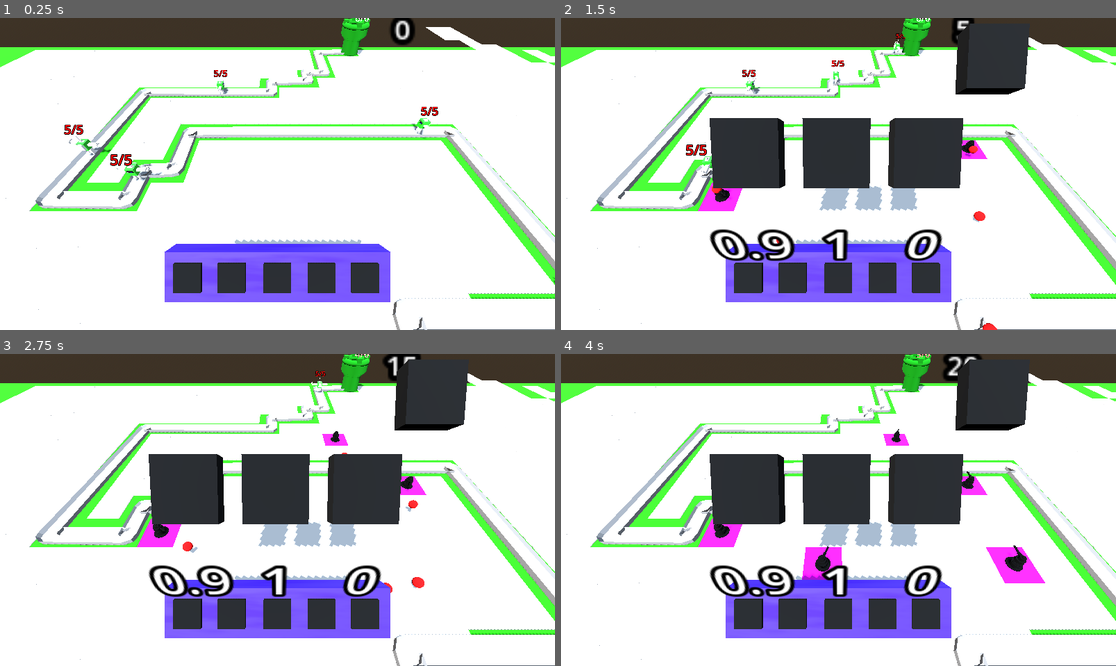
Above: before the commit, frames 1-4 (two rows, left to right).
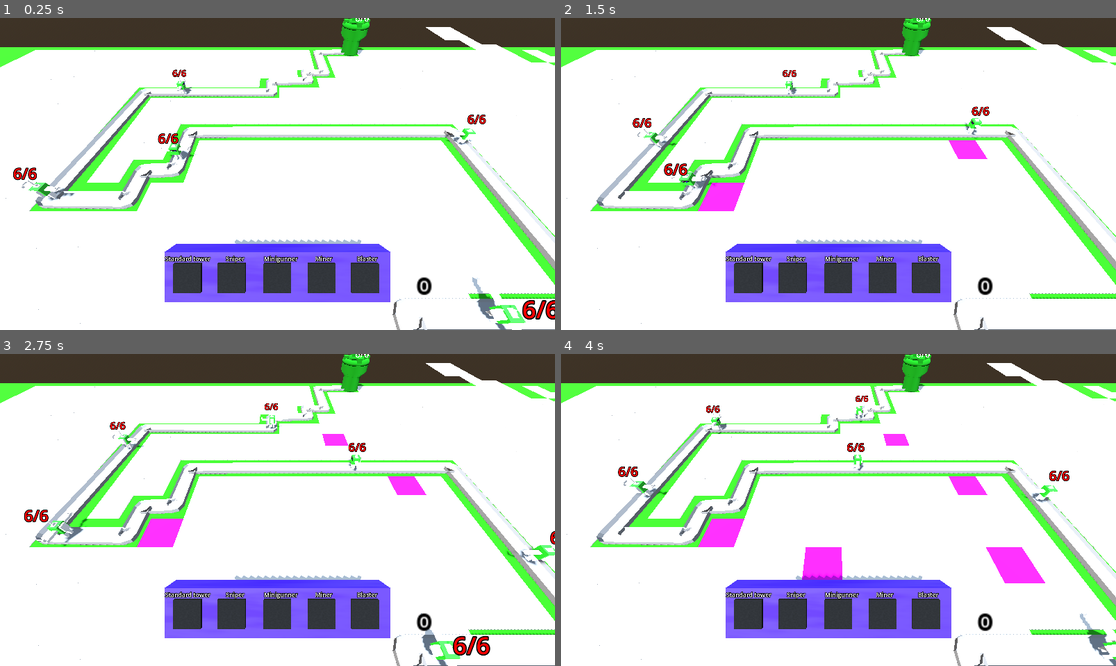
Above: after the commit, the same moments.

Repository: isaacK-428/barbarian-blaster
Game: Godot game, scene res://scenes/main_scene.tscn
Two runs of this game, one before a commit and one after it. Both use one fixed random seed, a clock stepped at 60 frames per second and the inputs below.
Inputs (mouse positions are in pixels of both pictures, inside the frame that each line leads up to):
- Up to frame 1 (0.25 s): no input
- Up to frame 2 (1.5 s): move the mouse to (960, 158) at 0.52 s; press the mouse at (960, 158) at 0.53 s; move the mouse to (727, 189) at 1.27 s; release the mouse at (727, 189) at 1.28 s; click (727, 189) at 1.35 s
- Up to frame 3 (2.75 s): move the mouse to (333, 441) at 2.02 s; press the mouse at (333, 441) at 2.03 s
- Up to frame 4 (4 s): move the mouse to (810, 572) at 2.77 s; release the mouse at (810, 572) at 2.78 s; click (810, 572) at 2.85 s; move the mouse to (1005, 556) at 3.52 s; press the mouse at (1005, 556) at 3.53 s

The runs differ from the first frame. In frame 1, 3.0% of the frame differs, in the area x 2-100%, y 0-100%; in frame 2, 15%; in frame 3, 16%, in the area x 4-100%, y 0-100%; in frame 4, 16%.
Error after the commit: Invalid call to function 'spawn_turret' in base 'Node3D (turret_manager.gd)'. Expected 2 argument(s). (res://scripts/ray_picker_camera.gd:40)

Commit message:
many bug fixes
fixed bugs such as minigun turret not showing up. addied turrets. started on wave system

Diff:
--- a/enemy/enemy.gd
+++ b/enemy/enemy.gd
@@ -1,11 +1,20 @@
 extends PathFollow3D
 
 @export var enemy_type: Resource = null
-@export var speed: float = 15
+@export var speed: float = 15;
 @onready var base = get_tree().get_first_node_in_group("base")
+
+
 func _ready() -> void:
+
 	#progress = 0.0
-	pass
+	#enemy_type = enemy_types.pick_random()
+	speed = enemy_type.speed
+	$StaticBody3D.max_health = enemy_type.health
+	$StaticBody3D.health = $StaticBody3D.max_health
+	if get_tree().get_nodes_in_group("enemy").size()>=0:
+		for turret in get_tree().get_nodes_in_group("actual_turret"):
+			turret.shoot()
 
 
 
--- a/enemy/enemy.tscn
+++ b/enemy/enemy.tscn
@@ -2,7 +2,7 @@
 
 [ext_resource type="Script" uid="uid://say8qscyooin" path="res://enemy/enemy.gd" id="1_2mvqj"]
 [ext_resource type="Script" uid="uid://b8i7vvq6fxv0h" path="res://enemy/why.gd" id="2_ofsxj"]
-[ext_resource type="Resource" uid="uid://lwmt1kabhvr8" path="res://enemy1.tres" id="2_ppra6"]
+[ext_resource type="Resource" uid="uid://lwmt1kabhvr8" path="res://base_enemy.tres" id="2_ppra6"]
 [ext_resource type="PackedScene" uid="uid://be6fg3wc031bg" path="res://assets/guy.glb" id="3_ppra6"]
 
 [sub_resource type="FastNoiseLite" id="FastNoiseLite_ofsxj"]
@@ -26,7 +26,7 @@
 [sub_resource type="CapsuleShape3D" id="CapsuleShape3D_2mvqj"]
 height = 2.2077637
 
-[node name="enemy" type="PathFollow3D" unique_id=1077895707]
+[node name="enemy" type="PathFollow3D" unique_id=1077895707 groups=["enemy"]]
 loop = false
 script = ExtResource("1_2mvqj")
 enemy_type = ExtResource("2_ppra6")
--- a/enemy/why.gd
+++ b/enemy/why.gd
@@ -5,20 +5,21 @@
 var enemy_type = null
 # Called when the node enters the scene tree for the first time.
 func _ready() -> void:
-	pass # Replace with function body.
+	await get_tree().create_timer(0.1).timeout
+	$"../Label3D".text = str(health)+"/"+str(max_health)
 
 
 # Called every frame. 'delta' is the elapsed time since the previous frame.
 func _process(delta: float) -> void:
 	pass
 func take_damage(amount):
-	print("enemy took damage")
+	#print("enemy took damage")
 	health-=amount
-	$"../Label3D".text = str(max_health)+"/"+str(health)
+	$"../Label3D".text = str(health)+"/"+str(max_health)
 	if health<=0:
 		die()
-	print("new health ",health,"amount ",amount)
+	#print("new health ",health,"amount ",amount)
 func die():
-	print("die")
+	#print("die")
 	Cheese.gold+=get_parent().enemy_type.gold
 	get_parent().queue_free()
--- a/enemy2.tres
+++ /dev/null
@@ -1,9 +0,0 @@
-[gd_resource type="Resource" script_class="enemy_type" format=3 uid="uid://bx2rw5o2l7uy"]
-
-[ext_resource type="Script" uid="uid://bhvosapuy4gav" path="res://scripts/enemy_resource.gd" id="1_innom"]
-
-[resource]
-resource_local_to_scene = true
-script = ExtResource("1_innom")
-speed = 3
-health = 6
--- /dev/null
+++ b/fast_enemy.tres
@@ -0,0 +1,10 @@
+[gd_resource type="Resource" script_class="enemy_type" format=3 uid="uid://bc7sscaxcdrke"]
+
+[ext_resource type="Script" uid="uid://bhvosapuy4gav" path="res://scripts/enemy_resource.gd" id="1_fqfgw"]
+
+[resource]
+resource_local_to_scene = true
+script = ExtResource("1_fqfgw")
+speed = 12
+health = 2
+gold = 8
--- a/scenes/button.tscn
+++ b/scenes/button.tscn
@@ -5,8 +5,20 @@
 [sub_resource type="BoxShape3D" id="BoxShape3D_mi6dp"]
 size = Vector3(3, 1, 3)
 
+[sub_resource type="Gradient" id="Gradient_mi6dp"]
+colors = PackedColorArray(0.10561416, 0.10561416, 0.10561416, 1, 0, 0, 0, 1)
+
+[sub_resource type="FastNoiseLite" id="FastNoiseLite_rhj8v"]
+seed = 12
+frequency = 0.0915
+offset = Vector3(446.94, 0, 0)
+
+[sub_resource type="NoiseTexture2D" id="NoiseTexture2D_3q610"]
+noise = SubResource("FastNoiseLite_rhj8v")
+color_ramp = SubResource("Gradient_mi6dp")
+
 [sub_resource type="StandardMaterial3D" id="StandardMaterial3D_rhj8v"]
-albedo_color = Color(0, 0, 0, 1)
+albedo_texture = SubResource("NoiseTexture2D_3q610")
 
 [sub_resource type="BoxMesh" id="BoxMesh_3q610"]
 
@@ -22,3 +34,8 @@
 transform = Transform3D(2.94, 0, 0, 0, 1, 0, 0, 0, 3.07, -0.08686459, 0, -0.21148801)
 material_override = SubResource("StandardMaterial3D_rhj8v")
 mesh = SubResource("BoxMesh_3q610")
+
+[node name="MeshInstance3D2" type="MeshInstance3D" parent="." unique_id=790994254]
+transform = Transform3D(2.94, 0, 0, 0, 1, 0, 0, 0, 3.07, -0.08686459, 0, -0.21148801)
+material_override = SubResource("StandardMaterial3D_rhj8v")
+mesh = SubResource("BoxMesh_3q610")
--- a/scenes/main_scene.tscn
+++ b/scenes/main_scene.tscn
@@ -10,7 +10,8 @@
 [ext_resource type="PackedScene" uid="uid://dmntbutp7xgx" path="res://scenes/turret.tscn" id="6_rt2n2"]
 
 [sub_resource type="Curve" id="Curve_18nlu"]
-_data = [Vector2(0, 0), 0.0, 0.0, 0, 0, Vector2(1, 1), 0.0, 0.0, 0, 0]
+bake_resolution = 106
+_data = [Vector2(0, 0), 0.0, 0.0, 0, 0, Vector2(1, 0.8053036), 1.4313525, 0.0, 0, 0]
 point_count = 2
 
 [sub_resource type="ProceduralSkyMaterial" id="ProceduralSkyMaterial_c16ls"]
@@ -144,7 +145,7 @@
 speed = 36.35
 
 [node name="enemy2" parent="Path3D" unique_id=2111689381 instance=ExtResource("2_7ykc4")]
-transform = Transform3D(0.99984616, 0, 0.015869377, 0, 1, 0, -0.015869377, 0, 0.99984616, 25.70135, 0, 10.197538)
+transform = Transform3D(0.999845, 0, 0.01586936, 0, 1, 0, -0.01586936, 0, 0.999845, 25.70135, 0, 10.197538)
 progress = 92.20013
 enemy_type = SubResource("Resource_c1pb6")
 speed = 36.35
@@ -156,13 +157,13 @@
 speed = 36.35
 
 [node name="enemy4" parent="Path3D" unique_id=788466399 instance=ExtResource("2_7ykc4")]
-transform = Transform3D(0.00753719, 0, 0.999932, 0, 1, 0, -0.999932, 0, 0.00753719, 32.17329, 0, 25.624714)
+transform = Transform3D(0.0075371815, 0, 0.99993086, 0, 1, 0, -0.99993086, 0, 0.0075371815, 32.17329, 0, 25.624714)
 progress = 143.44475
 enemy_type = SubResource("Resource_e1cbu")
 speed = 36.35
 
 [node name="enemy5" parent="Path3D" unique_id=430166604 instance=ExtResource("2_7ykc4")]
-transform = Transform3D(0.00044172665, 0, 0.99995625, 0, 1, 0, -0.99995625, 0, 0.00044172665, -2.7812457, 0, -9.545196)
+transform = Transform3D(0.00044172615, 0, 0.9999551, 0, 1, 0, -0.9999551, 0, 0.00044172615, -2.7812457, 0, -9.545196)
 progress = 13.946575
 enemy_type = SubResource("Resource_mngbo")
 speed = 36.35
@@ -181,14 +182,15 @@
 
 [node name="enemy_spawn" type="Timer" parent="." unique_id=982898853]
 wait_time = 1.154
+one_shot = true
 autostart = true
 
 [node name="Timer" type="Timer" parent="enemy_spawn" unique_id=69847574]
 autostart = true
 
 [node name="Label3D" type="Label3D" parent="." unique_id=1710270205]
-transform = Transform3D(1, 0, 0, 0, 1, 0, 0, 0, 1, -16.220886, 5.8807983, 43.841797)
-pixel_size = 0.4233
+transform = Transform3D(1, 0, 0, 0, 1, 0, 0, 0, 1, 4.8112698, 8.319363, -9.024193)
+pixel_size = 0.0555
 billboard = 1
 text = "Gold"
 font_size = 15
--- a/scenes/ray_picker_camera.tscn
+++ b/scenes/ray_picker_camera.tscn
@@ -93,21 +93,51 @@
 transform = Transform3D(0.52, 1.0658141e-14, 7.1054274e-15, 2.1316282e-14, 0.0045378357, 0.5199802, -3.5527137e-15, -0.5199802, 0.0045378357, -4.9493327, 0.11101198, 0.52682686)
 index = 5
 
+[node name="show_tower_1" type="Label3D" parent="MeshInstance3D/button" unique_id=2119079244]
+transform = Transform3D(1, -1.4210855e-14, -4.2632564e-14, 0, 1.0000002, 2.9802322e-08, 0, -2.9802322e-08, 1.0000002, 0, -0.49469185, 1.8968039)
+pixel_size = 0.02
+billboard = 1
+text = "Standard tower"
+
 [node name="button2" parent="MeshInstance3D" unique_id=1972948206 instance=ExtResource("2_yjt0p")]
 transform = Transform3D(0.52, 1.4210855e-14, 7.1054274e-15, 2.842171e-14, 0.0045378357, 0.5199802, -7.1054274e-15, -0.5199802, 0.0045378357, -2.503531, 0.11101246, 0.5268278)
 index = 6
+
+[node name="show_tower_2" type="Label3D" parent="MeshInstance3D/button2" unique_id=400707895]
+transform = Transform3D(1, -3.5527137e-14, -4.2632564e-14, 0, 1.0000002, 2.9802322e-08, 1.4210855e-14, -2.9802322e-08, 1.0000002, 0.31767464, -0.49468994, 1.8968029)
+pixel_size = 0.02
+billboard = 1
+text = "Sniper"
 
 [node name="button3" parent="MeshInstance3D" unique_id=1421422813 instance=ExtResource("2_yjt0p")]
 transform = Transform3D(0.52, 1.4210855e-14, 7.1054274e-15, 2.842171e-14, 0.0045378357, 0.5199802, -7.1054274e-15, -0.5199802, 0.0045378357, 0.04048275, 0.111012936, 0.5268278)
 index = 7
 
+[node name="show_tower_3" type="Label3D" parent="MeshInstance3D/button3" unique_id=2132530194]
+transform = Transform3D(1, -5.684342e-14, -4.2632564e-14, 7.1054274e-15, 1.0000002, 2.9802322e-08, 5.684342e-14, -2.9802322e-08, 1.0000002, 0.2797061, -0.49468994, 1.8968029)
+pixel_size = 0.02
+billboard = 1
+text = "Minigunner"
+
 [node name="button4" parent="MeshInstance3D" unique_id=982722322 instance=ExtResource("2_yjt0p")]
 transform = Transform3D(0.52, 1.7763568e-14, 7.1054274e-15, 3.5527137e-14, 0.0045378357, 0.5199802, -1.0658141e-14, -0.5199802, 0.0045378357, 2.4958847, 0.11101341, 0.52682877)
 index = 8
 
+[node name="show_tower_4" type="Label3D" parent="MeshInstance3D/button4" unique_id=1474916249]
+transform = Transform3D(1, -8.526513e-14, -4.2632564e-14, 0, 1.0000002, 2.9802322e-08, 5.684342e-14, -2.9802322e-08, 1.0000002, 4.712781, -0.4946823, 1.896802)
+pixel_size = 0.02
+billboard = 1
+text = "Blaster"
+
 [node name="button5" parent="MeshInstance3D" unique_id=2002710640 instance=ExtResource("2_yjt0p")]
 transform = Transform3D(0.52, 2.1316282e-14, 7.1054274e-15, 4.973799e-14, 0.0045378357, 0.5199802, -1.7763568e-14, -0.5199802, 0.0045378357, 4.8937154, 0.111014366, 0.52682877)
 index = 9
+
+[node name="show_tower_5" type="Label3D" parent="MeshInstance3D/button5" unique_id=1608376401]
+transform = Transform3D(1, -1.2789769e-13, -8.526513e-14, -7.1054274e-15, 1.0000002, 2.9802322e-08, 2.842171e-14, -2.9802322e-08, 1.0000002, -4.5114226, -0.49468422, 1.8968)
+pixel_size = 0.02
+billboard = 1
+text = "Miner"
 
 [node name="StaticBody3D" type="StaticBody3D" parent="MeshInstance3D" unique_id=1344290745]
 
--- a/scripts/main_scene.gd
+++ b/scripts/main_scene.gd
@@ -4,8 +4,32 @@
 @export var timer_length := 4.9
 var enemy = preload("res://enemy/enemy.tscn")
 @export var big_number = 100
+var enemy_tokens = 100
+var wave = 1
 var time_passed = 0
+var enemy_types = [
+	preload("res://base_enemy.tres"),
+	preload("res://fast_enemy.tres"),
+	preload("res://tank_enemy.tres")
 
+]
+var wave_enemies = [
+	[preload("res://base_enemy.tres"),
+	preload("res://fast_enemy.tres"),
+	preload("res://tank_enemy.tres")]
+	,
+	[preload("res://base_enemy.tres"),
+	preload("res://fast_enemy.tres"),
+	preload("res://tank_enemy.tres")]
+]
+var wave_total_costs = [
+	20,30
+]
+var enemy_costs = [
+	10,
+	5,
+	15
+]
 # Called when the node enters the scene tree for the first time.
 func _ready() -> void:
 	pass # Replace with function body.
@@ -21,9 +45,23 @@
 	var E_I = enemy.instantiate()
 	$Path3D.add_child(E_I)
 	E_I.progress = 0.0
+	var index = randi_range(0,enemy_types.size())
+	E_I.enemy_type = enemy_types[index]
+	var enemy_cost = enemy_costs[index]
+	enemy_tokens-=enemy_cost
+	if enemy_tokens<0:
+		wave_over()
+		return
+	$enemy_spawn.start()
+
 
 
 
 func _on_timer_timeout() -> void:
 	time_passed+=1
-	#print(time_passed)
+func wave_over():
+	wave+=1
+	enemy_types = wave_enemies[wave-1]
+	enemy_tokens = wave_total_costs[wave-1]
+	await get_tree().create_timer(1.0).timeout
+	$enemy_spawn.start()
--- a/scripts/projectile.gd
+++ b/scripts/projectile.gd
@@ -15,6 +15,7 @@
 func move(delta):
 	if target==null:
 		queue_free()
+		print(target)
 	if target!=null:
 		position += direction * speed * delta
 		direction = (target.global_position - global_position).normalized()
--- a/scripts/turret_manager.gd
+++ b/scripts/turret_manager.gd
@@ -11,8 +11,9 @@
 # Called every frame. 'delta' is the elapsed time since the previous frame.
 func _process(delta: float) -> void:
 	pass
-func spawn_turret(new_position: Vector3):
+func spawn_turret(new_position: Vector3,type: Resource):
 	var T_I = turret.instantiate()
 	T_I.global_position = new_position
 	T_I.enemy_path=enemy_path
+	T_I.turret_type=type
 	add_child(T_I)
--- /dev/null
+++ b/tank_enemy.tres
@@ -0,0 +1,11 @@
+[gd_resource type="Resource" script_class="enemy_type" format=3 uid="uid://bx2rw5o2l7uy"]
+
+[ext_resource type="Script" uid="uid://bhvosapuy4gav" path="res://scripts/enemy_resource.gd" id="1_jcgnd"]
+
+[resource]
+resource_local_to_scene = true
+script = ExtResource("1_jcgnd")
+speed = 3
+health = 5000
+damage = 3
+gold = 10
--- /dev/null
+++ b/tower_types/base_tower.tres
@@ -0,0 +1,8 @@
+[gd_resource type="Resource" format=3 uid="uid://u6hwuqm4p66q"]
+
+[ext_resource type="Script" uid="uid://cdutrhkw34gh7" path="res://tower_types/tower_type.gd" id="1_1b6u3"]
+
+[resource]
+script = ExtResource("1_1b6u3")
+fire_rate = 0.8
+name = "base tower"
--- /dev/null
+++ b/tower_types/blaster.tres
@@ -0,0 +1,9 @@
+[gd_resource type="Resource" format=3 uid="uid://b7skugfku5tie"]
+
+[ext_resource type="Script" uid="uid://cdutrhkw34gh7" path="res://tower_types/tower_type.gd" id="1_chfgn"]
+
+[resource]
+script = ExtResource("1_chfgn")
+fire_rate = 0.9
+damage = 5.0
+name = "blaster"
--- /dev/null
+++ b/tower_types/miner.tres
@@ -0,0 +1,7 @@
+[gd_resource type="Resource" format=3 uid="uid://b041c1s3g863j"]
+
+[ext_resource type="Script" uid="uid://cdutrhkw34gh7" path="res://tower_types/tower_type.gd" id="1_ocfjj"]
+
+[resource]
+script = ExtResource("1_ocfjj")
+name = "miner"
--- /dev/null
+++ b/tower_types/minigunner.tres
@@ -0,0 +1,9 @@
+[gd_resource type="Resource" format=3 uid="uid://de50vygyvqdje"]
+
+[ext_resource type="Script" uid="uid://cdutrhkw34gh7" path="res://tower_types/tower_type.gd" id="1_ii1k3"]
+
+[resource]
+script = ExtResource("1_ii1k3")
+fire_rate = 0.4
+damage = 0.2
+name = "m "
--- /dev/null
+++ b/tower_types/sniper.tres
@@ -0,0 +1,9 @@
+[gd_resource type="Resource" format=3 uid="uid://ctidlrnci20gt"]
+
+[ext_resource type="Script" uid="uid://cdutrhkw34gh7" path="res://tower_types/tower_type.gd" id="1_107vc"]
+
+[resource]
+script = ExtResource("1_107vc")
+fire_rate = 0.9
+damage = 5000.0
+name = "sniper"
--- /dev/null
+++ b/tower_types/tower_type.gd
@@ -0,0 +1,13 @@
+extends Resource
+enum abilities {
+	ONE,
+	TWO,
+	THREE,
+	FOUR,
+	FIVE,
+
+}
+@export var fire_rate: float = 8.0
+@export var damage: float = 1.0
+@export var ability: abilities = abilities.ONE
+@export var name: String = ""
Renamed: enemy1.tres -> base_enemy.tres
Not shown, added: tower_types/tower_type.gd.uid
